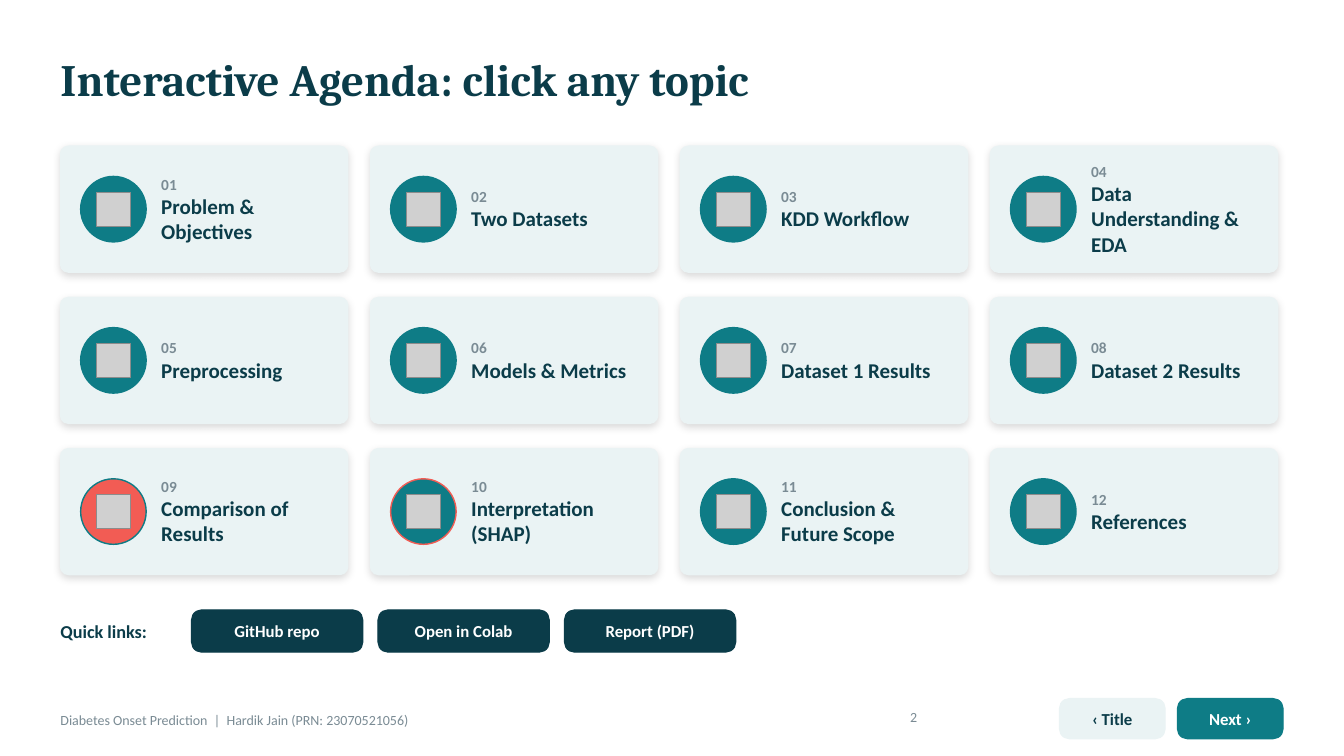
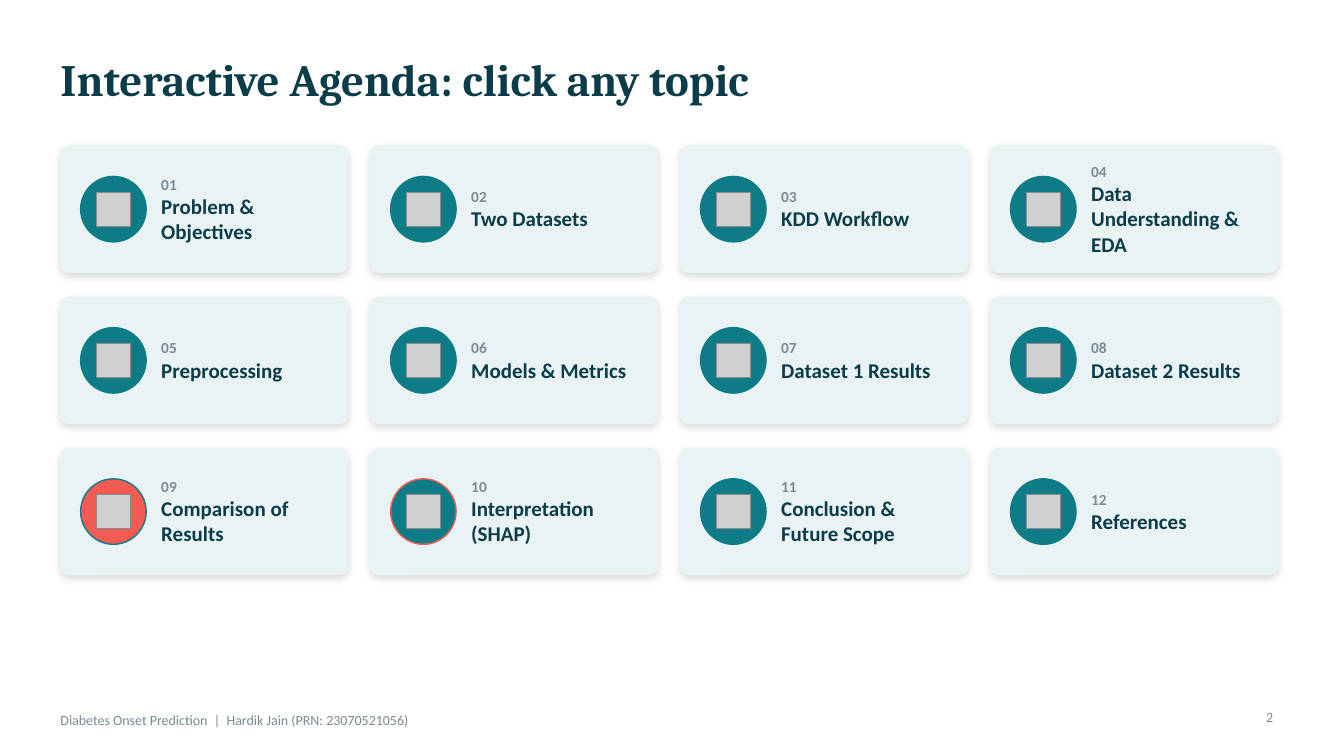
Before and after one commit to hardikjain2005/-Predictive-Analytics-CA-3-Diabetes-Onset-Prediction-Using-Machine-Learning, a slide deck: slide 2 of Diabetes_Onset_Prediction_Presentation .pptx. Drawn at 1344x756 pixels with LibreOffice and Linux fonts; fonts in the diff are those of the drawing; grey boxes stand for pictures. Boxes give left, top, right and bottom in pixels: in the first picture for what was removed or moved away, otherwise in the second. Text is boxed around its words. In the diff, an @@ line names an element or a change of style, - is before the commit and + after.

```diff
--- a/Diabetes_Onset_Prediction_Presentation .pptx
+++ b/Diabetes_Onset_Prediction_Presentation .pptx
@@ text removed at [60, 625, 146, 641] @@
-Quick links:
@@ rounded rectangle removed at [192, 610, 363, 652] @@
-GitHub repo
@@ rounded rectangle removed at [378, 610, 549, 652] @@
-Open in Colab
@@ rounded rectangle removed at [565, 610, 736, 652] @@
-Report (PDF)
@@ rounded rectangle removed at [1060, 699, 1166, 739] @@
-‹ Title
@@ rounded rectangle removed at [1178, 699, 1284, 739] @@
-Next ›
@@ page number: place and size @@
-page number at [910, 713, 917, 722]
+page number at [1266, 713, 1273, 722]
```
Also in this commit, not shown: 13 other slides changed.
